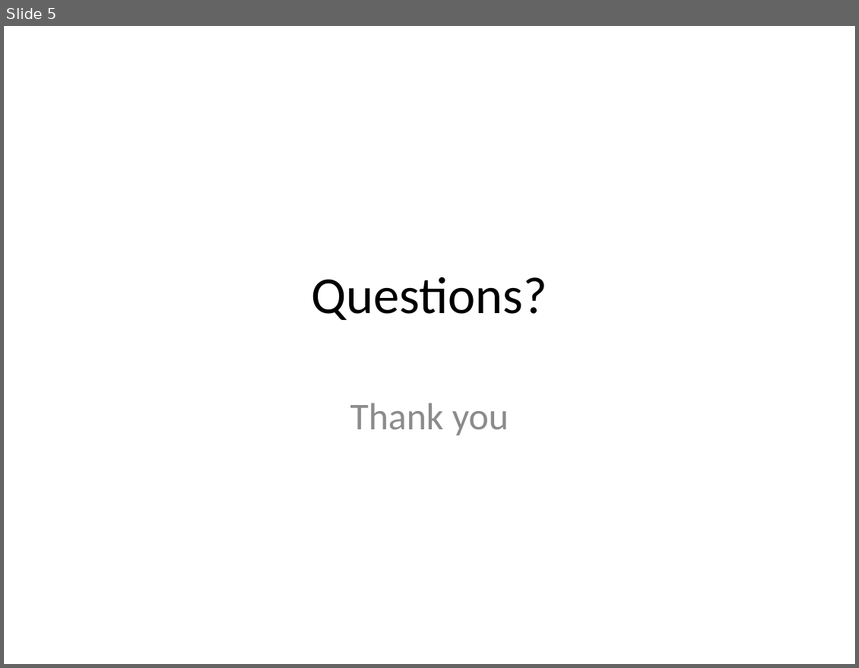
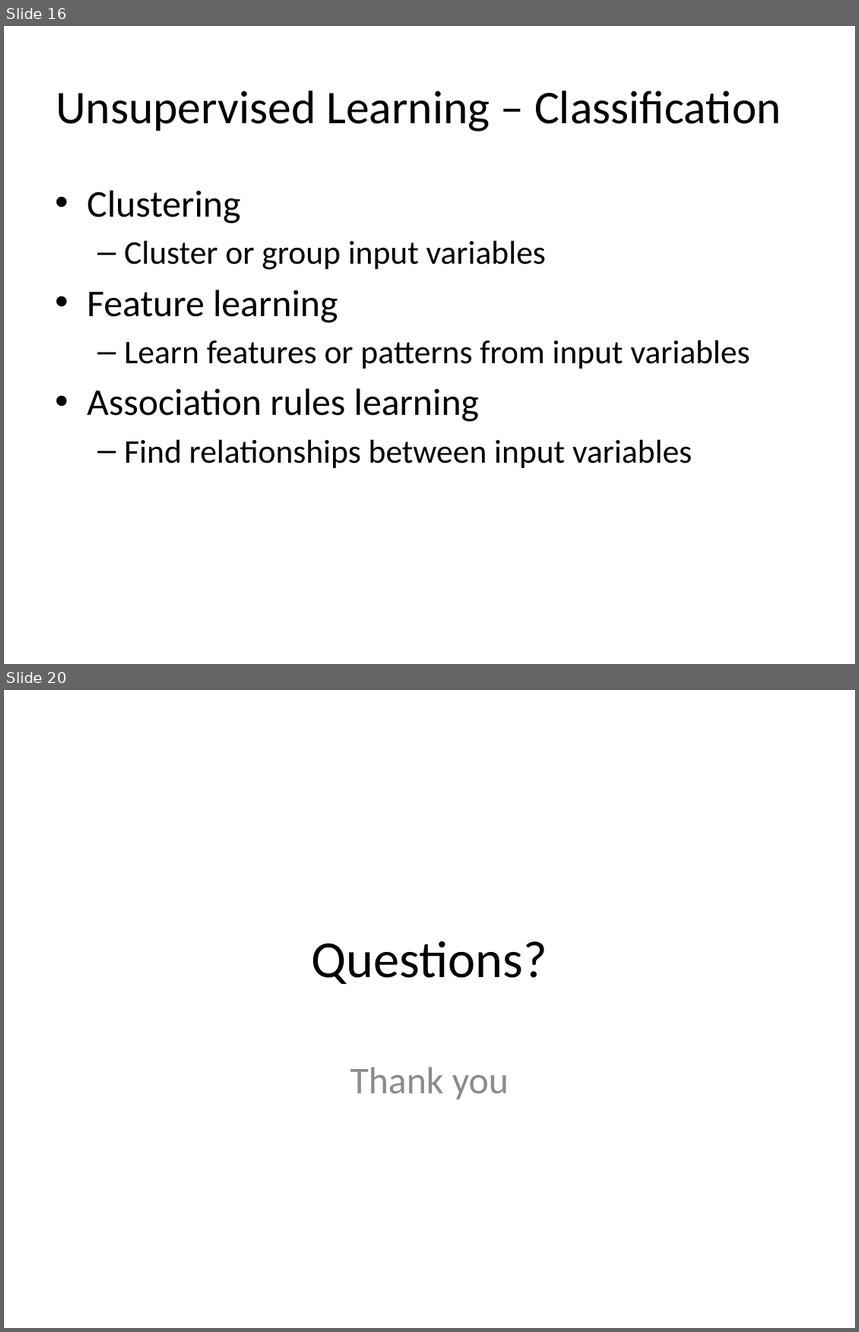
Before and after one commit to look4pritam/ArtificialIntelligence, a slide deck: presentations/AI/ArtificialIntelligence.pptx. Shown one above the other, each under a label of ours: slide 5 before the commit, slides 16 and 20 after it; the slides between them are not shown. The pictures are 859x668 and 859x1332 pixels, drawn with LibreOffice and Linux fonts; fonts in the diff are those of the drawing. Boxes give left, top, right and bottom in pixels: in the first picture for what was removed or moved away, otherwise in the second. Text is boxed around its words. In the diff, an @@ line names an element or a change of style, - is before the commit and + after.

```diff
--- a/presentations/AI/ArtificialIntelligence.pptx
+++ b/presentations/AI/ArtificialIntelligence.pptx
@@ slide 16 added at (4, 26, 855, 664), background #FFFFFF @@
@@ title added at (56, 91, 781, 132), 39.6 pt, text #000000 @@
+Unsupervised Learning – Classification
@@ text added at (87, 190, 750, 468), 28 pt, text #000000 @@
+• Clustering
+  – Cluster or group input variables
+• Feature learning
+  – Learn features or patterns from input variables
+• Association rules learning
+  – Find relationships between input variables
@@ what was slide 5 is now slide 20 @@
```
Also in this commit, not shown: 2 slides changed, 14 other slides added.
